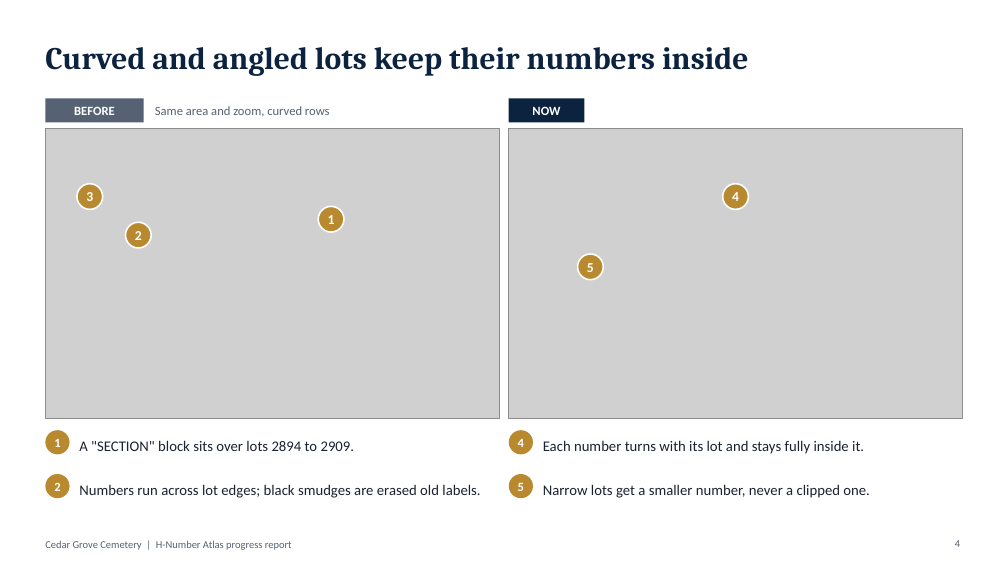
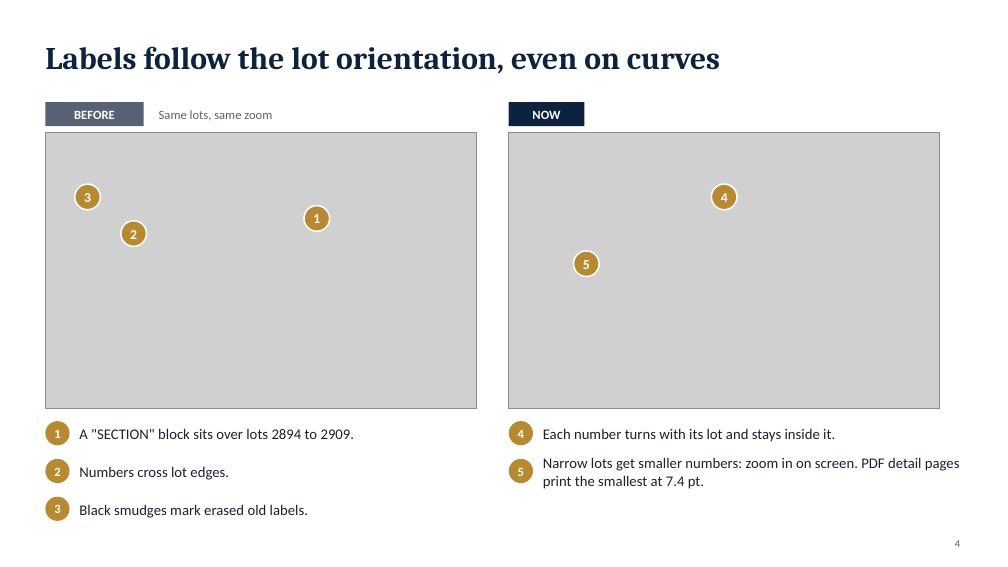
Before and after one commit to ZForgotten44/hafez-, a slide deck: slide 4 of h-number-map/deck/Cedar_Grove_H-Number_Atlas_Progress.pptx. Drawn at 1008x567 pixels with LibreOffice and Linux fonts; fonts in the diff are those of the drawing; grey boxes stand for pictures. Boxes give left, top, right and bottom in pixels: in the first picture for what was removed or moved away, otherwise in the second. Text is boxed around its words. In the diff, an @@ line names an element or a change of style, - is before the commit and + after.

```diff
--- a/h-number-map/deck/Cedar_Grove_H-Number_Atlas_Progress.pptx
+++ b/h-number-map/deck/Cedar_Grove_H-Number_Atlas_Progress.pptx
@@ text at [45, 46, 720, 73]: text changed @@
-Curved and angled lots keep their numbers inside
+Labels follow the lot orientation, even on curves
@@ rectangle "BEFORE": place and size @@
-rectangle "BEFORE" at [45, 98, 144, 123]
+rectangle "BEFORE" at [45, 102, 144, 126]
@@ text at [159, 110, 272, 121]: text changed @@
-Same area and zoom, curved rows
+Same lots, same zoom
@@ rectangle "NOW": place and size @@
-rectangle "NOW" at [509, 98, 585, 123]
+rectangle "NOW" at [509, 102, 585, 126]
@@ picture: place and size @@
-picture at [45, 129, 499, 419]
+picture at [45, 132, 476, 408]
@@ picture: place and size @@
-picture at [509, 129, 963, 419]
+picture at [509, 132, 940, 408]
@@ ellipse "1": place and size @@
-ellipse "1" at [318, 206, 344, 232]
+ellipse "1" at [304, 206, 330, 231]
@@ ellipse "4": place and size @@
-ellipse "4" at [723, 184, 749, 209]
+ellipse "4" at [712, 185, 737, 210]
@@ ellipse "2": place and size @@
-ellipse "2" at [126, 222, 151, 248]
+ellipse "2" at [121, 221, 147, 247]
@@ ellipse "5": place and size @@
-ellipse "5" at [578, 254, 603, 280]
+ellipse "5" at [574, 251, 600, 277]
@@ 2 ellipses, 1 text: place and size @@
-2 ellipses, 1 text at [45, 430, 533, 454]
+2 ellipses, 1 text at [45, 421, 533, 445]
@@ text at [543, 428, 835, 442]: text changed @@
-Each number turns with its lot and stays fully inside it.
+Each number turns with its lot and stays inside it.
@@ ellipse "2": place and size @@
-ellipse "2" at [45, 474, 70, 498]
+ellipse "2" at [45, 459, 70, 483]
@@ text at [79, 466, 229, 480]: text changed @@
-Numbers run across lot edges; black smudges are erased old labels.
+Numbers cross lot edges.
@@ ellipse "5": place and size @@
-ellipse "5" at [509, 474, 533, 498]
+ellipse "5" at [509, 459, 533, 483]
@@ text at [543, 457, 960, 489]: text changed @@
-Narrow lots get a smaller number, never a clipped one.
+Narrow lots get smaller numbers: zoom in on screen. PDF detail pages print the smallest at 7.4 pt.
@@ ellipse added at [45, 497, 70, 521], fill #B8892F, 12 pt, text #FFFFFF, bold @@
+3
@@ text added at [79, 504, 308, 518], 14 pt, text #1A2130 @@
+Black smudges mark erased old labels.
@@ text removed at [45, 540, 292, 550] @@
-Cedar Grove Cemetery | H-Number Atlas progress report
```
Also in this commit, not shown: 5 other slides changed, 4 slides added, 4 slides removed, 56 other files.
